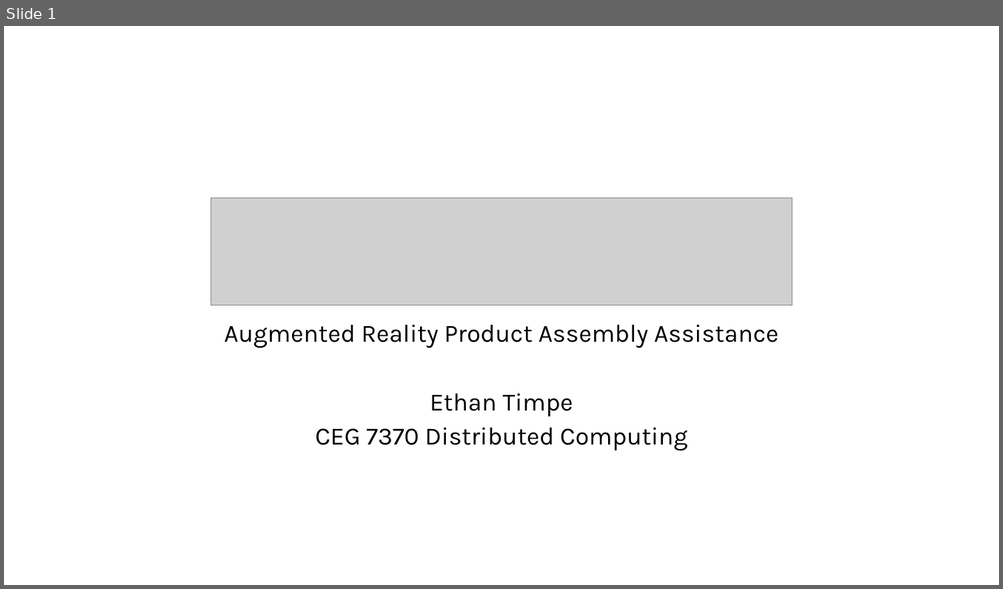
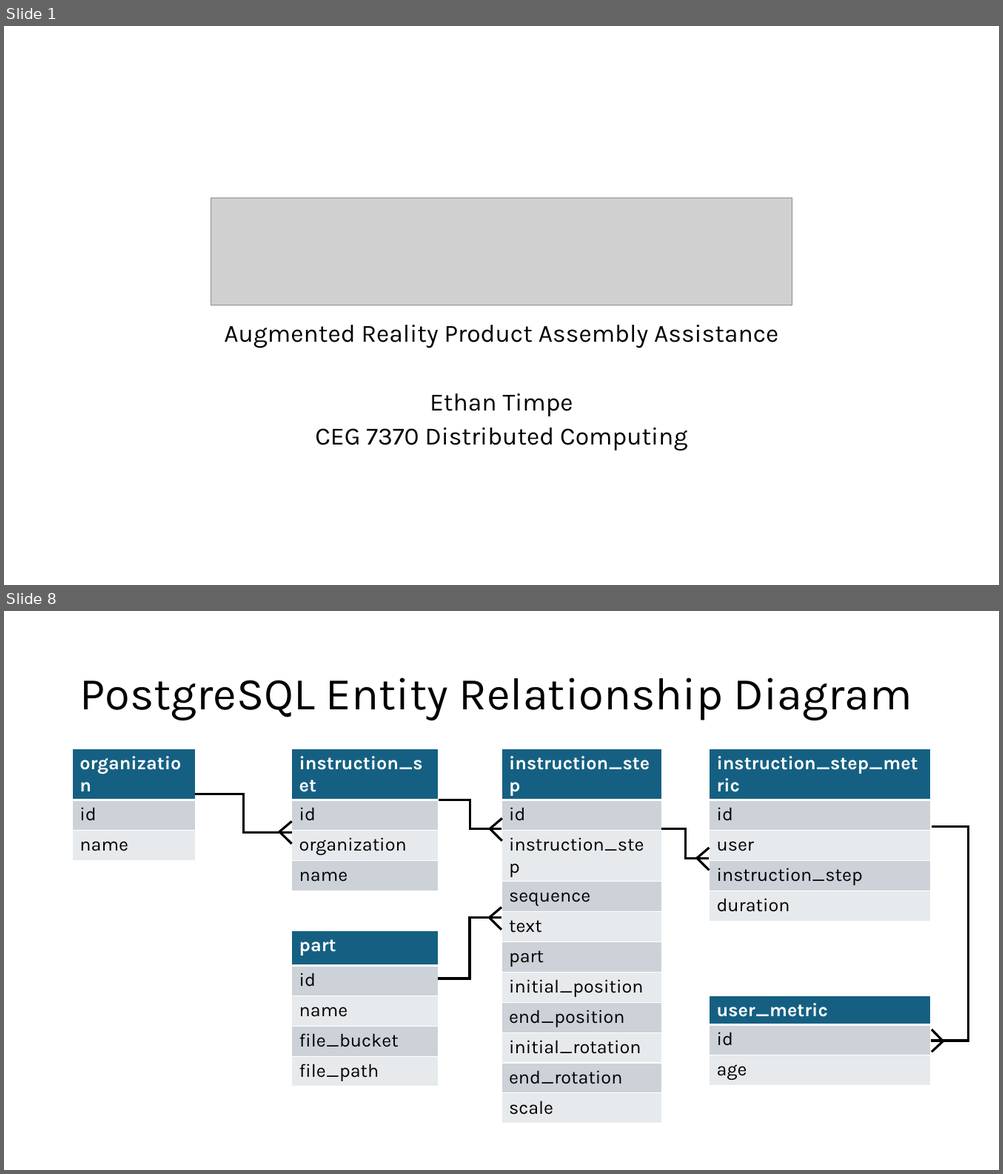
Before and after one commit to ethantimpe/AssemblAR, a slide deck: docs/slides/AssemblAR-Design.pptx. Shown one above the other, each under a label of ours: slide 1 before the commit, slides 1 and 8 after it; the slides between them are not shown. The pictures are 1003x589 and 1003x1174 pixels, drawn with LibreOffice and Linux fonts; fonts in the diff are those of the drawing; grey boxes stand for pictures. Boxes give left, top, right and bottom in pixels: in the first picture for what was removed or moved away, otherwise in the second. Text is boxed around its words. In the diff, an @@ line names an element or a change of style, - is before the commit and + after.

```diff
--- a/docs/slides/AssemblAR-Design.pptx
+++ b/docs/slides/AssemblAR-Design.pptx
@@ slide 8 added at box(4, 611, 999, 1170), background #FFFFFF @@
@@ title added at box(79, 678, 912, 721), 44 pt, text #000000 @@
+PostgreSQL Entity Relationship Diagram
@@ table added at box(73, 749, 196, 854), 3 rows, 1 columns @@
+organization
+id
+name
@@ table added at box(292, 749, 439, 885), 4 rows, 1 columns @@
+instruction_set
+id
+organization
+name
@@ table added at box(502, 749, 661, 1118), 11 rows, 1 columns @@
+instruction_step
+id
+instruction_step
+sequence
+text
+part
+initial_position
+end_position
+initial_rotation
+end_rotation
+scale
@@ table added at box(709, 749, 930, 915), 5 rows, 1 columns @@
+instruction_step_metric
+id
+user
+instruction_step
+duration
@@ elbow line added from (195, 795) to (292, 832), #000000 2.25 pt @@
@@ elbow line added from (438, 800) to (502, 829), #000000 2.25 pt @@
@@ line added from (279, 832) to (292, 821), #000000 2.25 pt @@
@@ line added from (280, 832) to (292, 844), #000000 2.25 pt @@
@@ line added from (489, 829) to (502, 818), #000000 2.25 pt @@
@@ line added from (490, 829) to (502, 841), #000000 2.25 pt @@
@@ elbow line added from (709, 859) to (661, 829), #000000 2.25 pt @@
@@ elbow line added from (930, 1041) to (931, 826), #000000 2.25 pt @@
@@ line added from (697, 859) to (709, 849), #000000 2.25 pt @@
@@ line added from (697, 859) to (709, 871), #000000 2.25 pt @@
@@ elbow line added from (438, 979) to (502, 917), #000000 2.25 pt @@
@@ line added from (488, 918) to (502, 907), #000000 2.25 pt @@
@@ line added from (489, 918) to (502, 931), #000000 2.25 pt @@
@@ table added at box(292, 931, 439, 1087), 5 rows, 1 columns @@
+part
+id
+name
+file_bucket
+file_path
@@ table added at box(709, 996, 930, 1086), 3 rows, 1 columns @@
+user_metric
+id
+age
@@ line added from (942, 1041) to (931, 1030), #000000 2.25 pt @@
@@ line added from (943, 1041) to (931, 1052), #000000 2.25 pt @@
```
Also in this commit, not shown: 1 slide changed, 7 other slides added.
